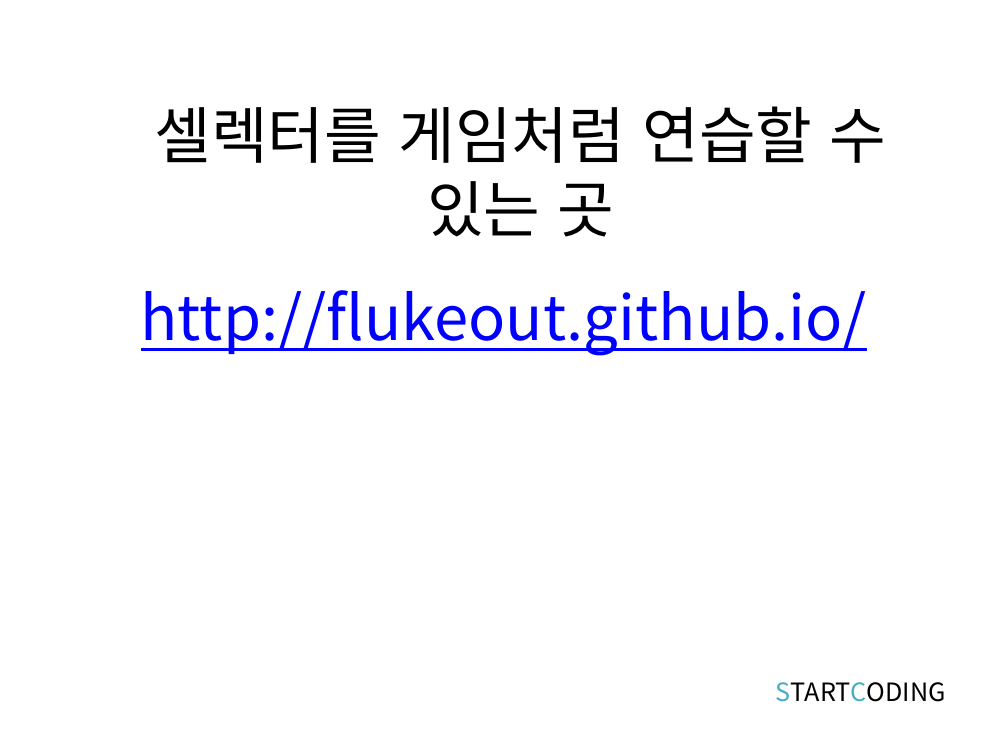
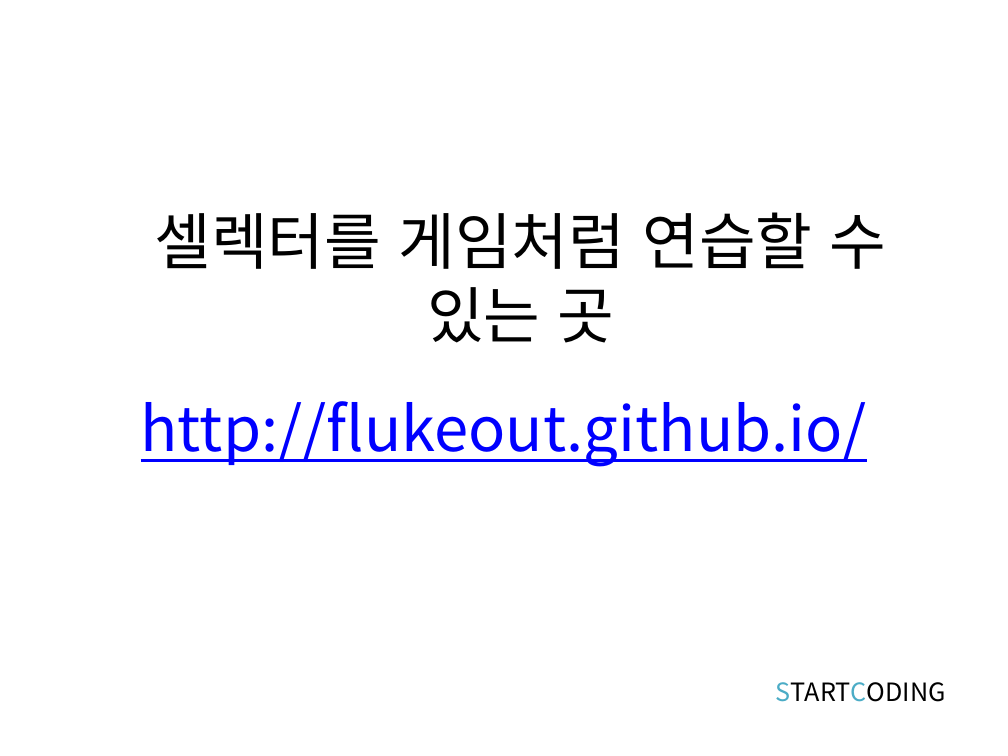
Before and after one commit to kwonkijun/web, a slide deck: slide 15 of 프론트엔드기초(PPT)/CSS3 2강_CSS 셀렉터.pptx. Drawn at 1008x756 pixels with LibreOffice and Linux fonts; fonts in the diff are those of the drawing. Boxes give left, top, right and bottom in pixels: in the first picture for what was removed or moved away, otherwise in the second. Text is boxed around its words. In the diff, an @@ line names an element or a change of style, - is before the commit and + after.

```diff
--- a/프론트엔드기초(PPT)/CSS3 2강_CSS 셀렉터.pptx
+++ b/프론트엔드기초(PPT)/CSS3 2강_CSS 셀렉터.pptx
@@ text "셀렉터를 게임처럼 연습할 수 있는 ...": place and size @@
-text "셀렉터를 게임처럼 연습할 수 있는 ..." at bbox=[155, 106, 887, 237]
+text "셀렉터를 게임처럼 연습할 수 있는 ..." at bbox=[155, 212, 887, 343]
@@ title "http://flukeout.github.io/": place and size @@
-title "http://flukeout.github.io/" at bbox=[141, 290, 867, 356]
+title "http://flukeout.github.io/" at bbox=[141, 401, 867, 467]
```
Also in this commit, not shown: 6 other slides changed, 13 other files.
